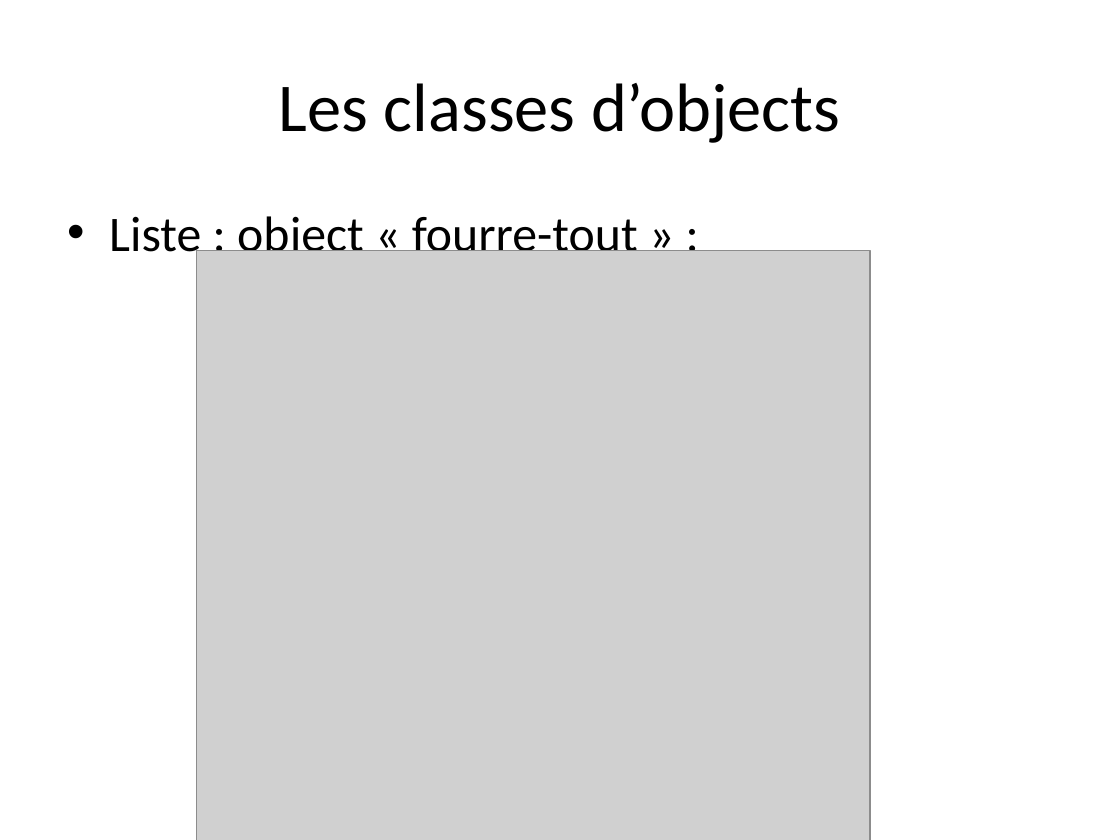
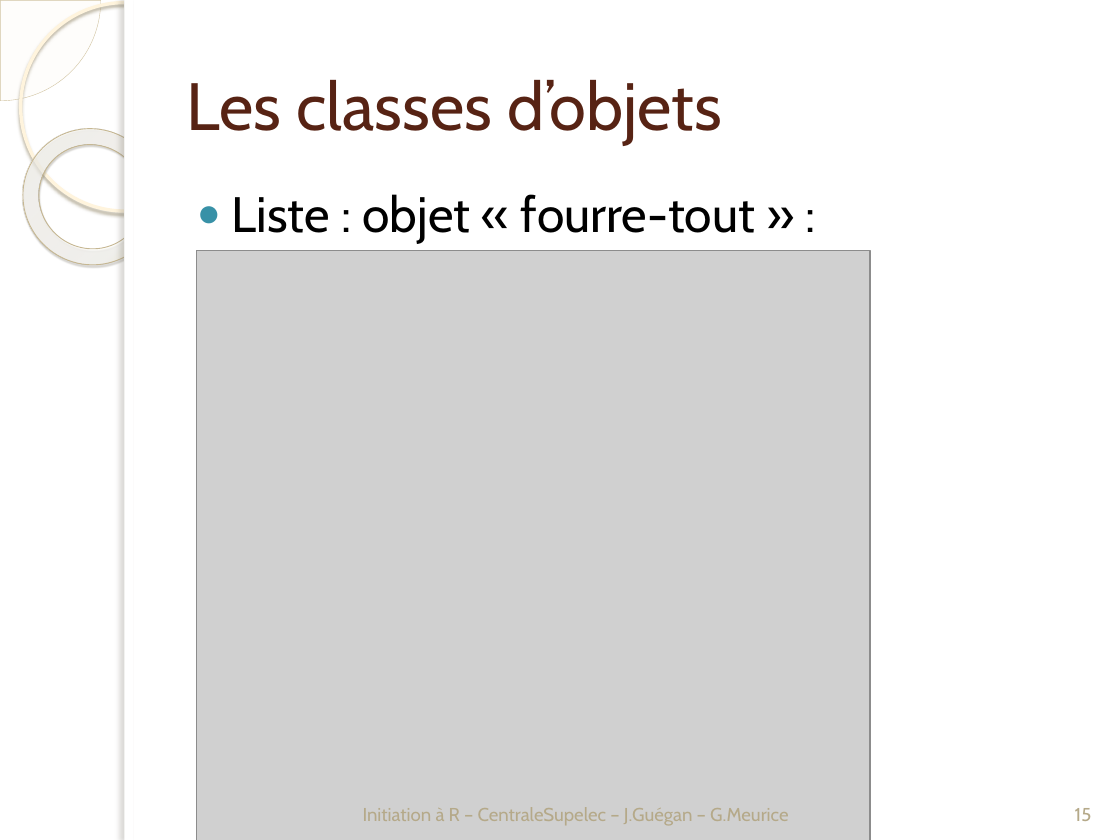
Before and after one commit to PF-BB/CentraleSupelec-R-genomics, a slide deck: slide 15 of docs/source/TP1/TP1_20161027_introR.pptx. Drawn at 1120x840 pixels with LibreOffice and Linux fonts; fonts in the diff are those of the drawing; grey boxes stand for pictures; background and template pictures are left out. Boxes give left, top, right and bottom in pixels: in the first picture for what was removed or moved away, otherwise in the second. Text is boxed around its words. In the diff, an @@ line names an element or a change of style, - is before the commit and + after.

```diff
--- a/docs/source/TP1/TP1_20161027_introR.pptx
+++ b/docs/source/TP1/TP1_20161027_introR.pptx
@@ pie slice (boxed as its full ellipse) added at box(0, 0, 101, 101), fill #FEFAF4 at 33% opacity, outline #D3C39F 0.25 pt @@
@@ ellipse added at box(20, 2, 228, 211), outline #FFF5DE 2.15 pt @@
@@ rectangle added at box(124, 0, 1120, 840), fill #FFFFFF @@
@@ rectangle added at box(124, 0, 133, 840), fill #FFFFFF @@
@@ title at box(187, 80, 722, 145): text changed; size 44 to 43 pt; font Calibri to Cabin; text colour #000000 to #572314 @@
-Les classes d’objects
+Les classes d’objets
@@ donut added at box(0, 101, 187, 292), fill gradient #FFFCF6 to #FFFEFB to #F0D28E, outline #C7B893 0.58 pt @@
@@ text at box(232, 194, 755, 243): text changed; font Calibri to Cabin @@
-• Liste : object « fourre-tout » :
+● Liste : objet « fourre-tout » :
@@ text added at box(363, 807, 788, 826), 12 pt, text #B6A98A @@
+Initiation à R – CentraleSupelec – J.Guégan – G.Meurice
@@ page number added at box(1075, 808, 1092, 821), 12 pt, text #B6A98A @@
+15
```
Also in this commit, not shown: 17 other slides changed, 1 slide added, 1 slide removed.
